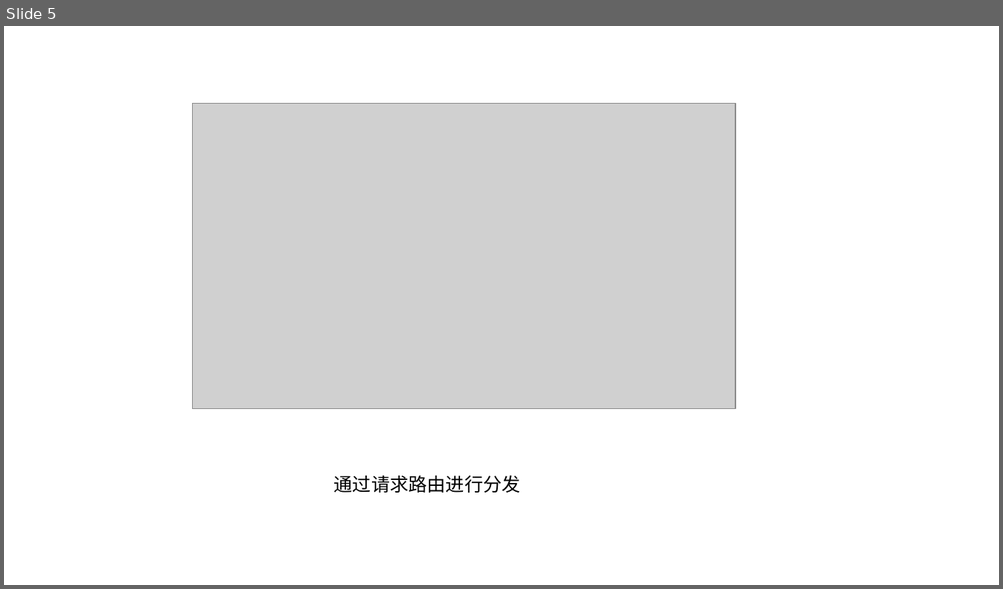
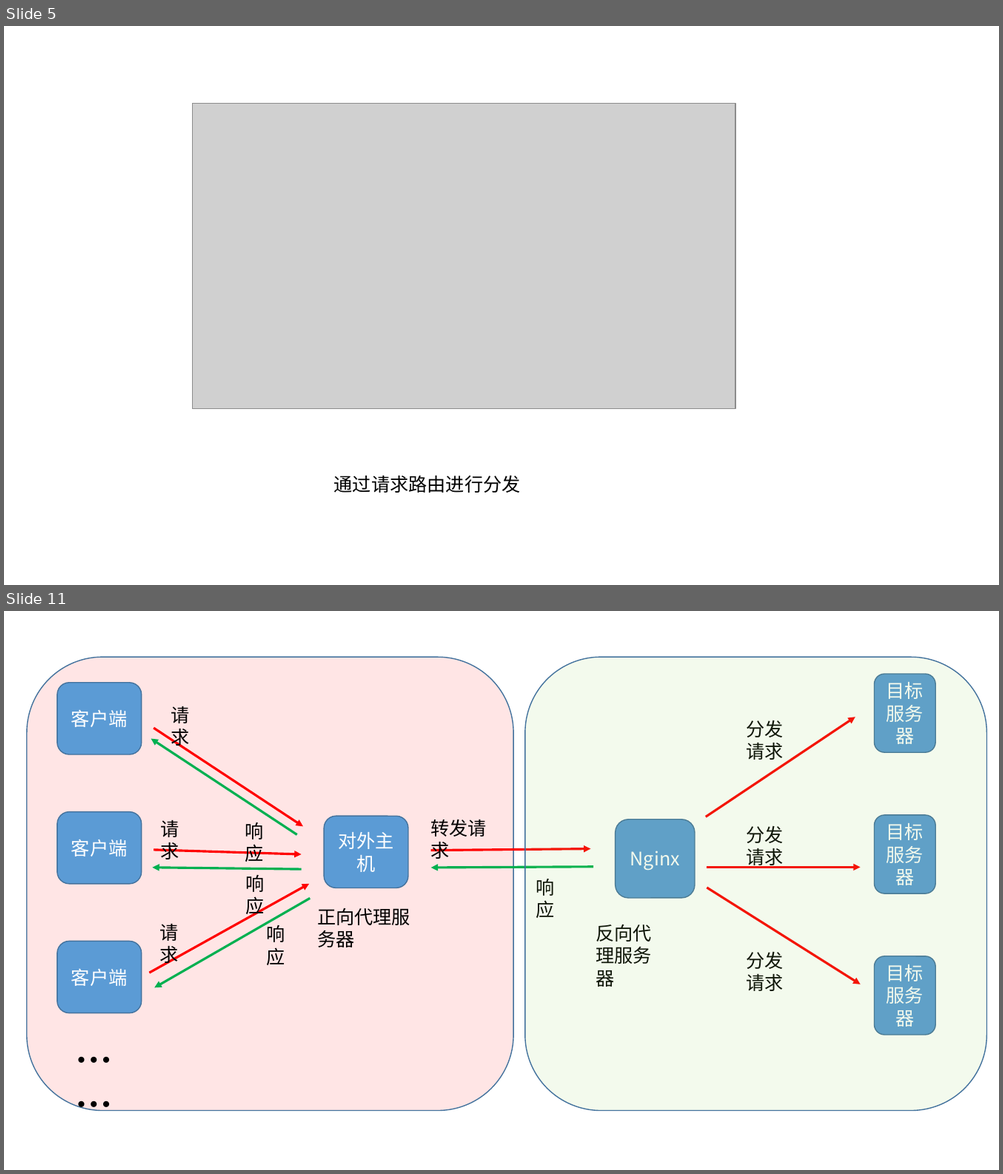
Before and after one commit to xiangming-fang/foodie-dev, a slide deck: doc/ppt/第二阶段/4.0 什么是反向代理.pptx. Shown one above the other, each under a label of ours: slide 5 before the commit, slides 5 and 11 after it; the slides between them are not shown. The pictures are 1003x589 and 1003x1174 pixels, drawn with LibreOffice and Linux fonts; fonts in the diff are those of the drawing; grey boxes stand for pictures. Boxes give left, top, right and bottom in pixels: in the first picture for what was removed or moved away, otherwise in the second. Text is boxed around its words. In the diff, an @@ line names an element or a change of style, - is before the commit and + after.

Commit message:
nginx ppt

```diff
--- a/doc/ppt/第二阶段/4.0 什么是反向代理.pptx
+++ b/doc/ppt/第二阶段/4.0 什么是反向代理.pptx
@@ slide 11 added at <box>4,611,999,1170</box>, background #FFFFFF @@
@@ group added at <box>27,658,987,1111</box>: 14 texts, 11 arrows, 10 rounded rectangles @@
+客户端
+客户端
+客户端
+对外主机
+请求
+请求
+请求
+转发请求
+正向代理服务器
+响应
+响应
+响应
+响应
+……
+目标服务器
+目标服务器
+目标服务器
+Nginx
+反向代理服务器
+分发请求
+分发请求
+分发请求
```
Also in this commit, not shown: 6 other slides added, 18 other files.
